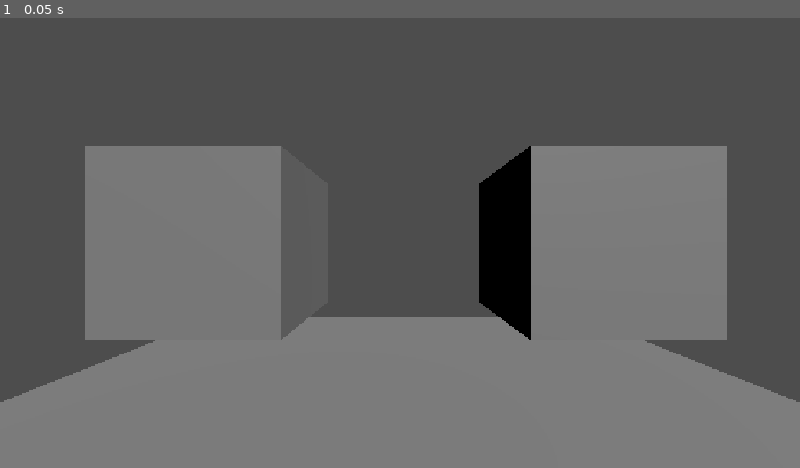
Above: before the commit, frame 1.
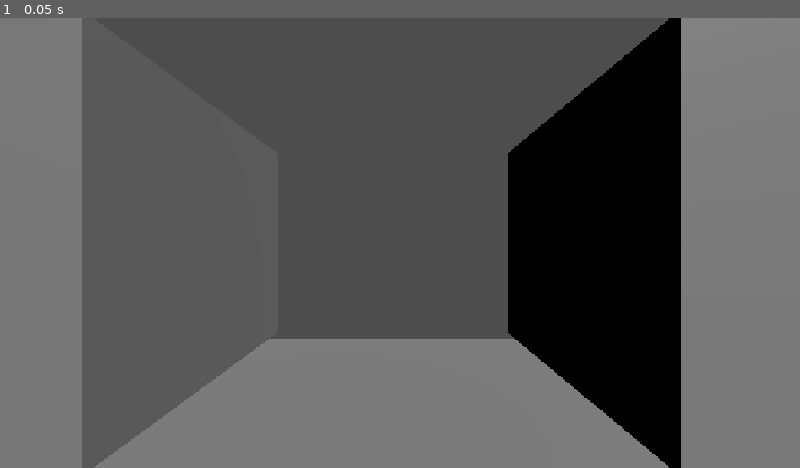
Above: after the commit, the same moment.

Repository: GabrielCirciu/TheLab
Game: Godot game, scene res://Scenes/Interactable_Test.tscn
Two runs of this game, one before a commit and one after it. Both use one fixed random seed, a clock stepped at 60 frames per second and the inputs below. This scene is started directly instead of the project's main scene.
Inputs:
- Up to frame 1 (0.05 s): no input

The runs differ from the first frame. In frame 1, 48% of the frame differs, in the area x 0-100%, y 0-100%.
Error before the commit: Cannot call method 'add_exception' on a null value. (res://Entities/Player/Player_Controller.gd:6)
Error after the commit: Parse Error: Variable "ray" has the same name as a previously declared variable. (res://Entities/Player/Player_Controller.gd:11)

Commit message:
feature: Player / Camera / Sitting movements
Main author: Patrick <patrickshen.ps@gmail.com>
Refactoring by Gabe

* add player movement functionality

* add input mapping wasd and escape for mouse capture

* Add rough chair interaction

Diff:
--- a/Entities/Player/Player_Controller.gd
+++ b/Entities/Player/Player_Controller.gd
@@ -2,6 +2,17 @@
 
 @export var ray: RayCast3D
 
+const SPEED = 5.0
+
+@export var look_sensitivity: float = 0.0005
+
+@onready var head = $Head
+@onready var camera = $Head/Camera3D
+@onready var ray: RayCast3D = $Head/Camera3D/RayCast3D
+
+var current_interactable: Interactable
+var last_prompt := ""
+var sitting = false
 func _ready() -> void:
 	ray.add_exception(self)
 
@@ -13,6 +24,24 @@
 	if ray.is_colliding():
 		_ray_target = ray.get_collider() as Interactable
 
+	var prompt := current_interactable.prompt_text if is_instance_valid(current_interactable) else ""
+	if prompt != last_prompt:
+		last_prompt = prompt
+		prompt_changed.emit(prompt)
+
+func _movement_input() -> void:
+	var input_dir = Input.get_vector("move_left", "move_right", "move_forward", "move_back")
+	var direction = (head.transform.basis * Vector3(input_dir.x, 0, input_dir.y)).normalized()
+	if direction:
+		velocity.x = direction.x * SPEED
+		velocity.z = direction.z * SPEED
+	else:
+		velocity.x = move_toward(velocity.x, 0, SPEED)
+		velocity.z = move_toward(velocity.z, 0, SPEED)
+
+func _ready() -> void:
+	Input.mouse_mode = Input.MOUSE_MODE_CAPTURED
+	ray.add_exception(self)
 	if _ray_target != PlayerStats.current_interactable:
 		if is_instance_valid(PlayerStats.current_interactable):
 			PlayerStats.current_interactable.unfocus()
@@ -21,7 +50,28 @@
 			_ray_target.focus()
 
 func _physics_process(_delta: float) -> void:
+	_movement_input()
+	move_and_slide()
 	_check_for_interactable()
+
+func _unhandled_input(event: InputEvent) -> void:
+	if event is InputEventMouseMotion and Input.mouse_mode == Input.MOUSE_MODE_CAPTURED:
+		head.rotate_y(-event.relative.x * look_sensitivity)
+		camera.rotate_x(-event.relative.y * look_sensitivity)
+		camera.rotation.x = clamp(camera.rotation.x, deg_to_rad(-80), deg_to_rad(80))
+
+	if Input.is_action_just_pressed("escape"):
+		Input.mouse_mode = Input.MOUSE_MODE_VISIBLE
+
+	if event is InputEventMouseButton and event.pressed:
+		Input.mouse_mode = Input.MOUSE_MODE_CAPTURED
+
+	if event.is_action_pressed("interact") and is_instance_valid(current_interactable):
+		current_interactable.interact(self)
+
+func sit(pos: Vector3) -> void:
+	sitting = true
+	global_position = pos
 
 func _unhandled_input(input: InputEvent) -> void:
 	if input.is_action_pressed("interact"):
--- a/Scenes/Interactable_Test.tscn
+++ b/Scenes/Interactable_Test.tscn
@@ -3,6 +3,8 @@
 [ext_resource type="Script" uid="uid://b6y5rgjk5ts8k" path="res://UI/Interaction_Prompt.gd" id="1_fuboe"]
 [ext_resource type="Script" uid="uid://cue05ltltu7v3" path="res://Entities/Player/Player_Controller.gd" id="2_k3iav"]
 [ext_resource type="Script" uid="uid://lvgbwtbmp326" path="res://Triggers/Interactable.gd" id="3_bhlco"]
+[ext_resource type="Script" uid="uid://bajfrpnwc47ss" path="res://Triggers/Trigger_AnimatedCube.gd" id="4_r0jl7"]
+[ext_resource type="Script" uid="uid://d8iscp8081ng" path="res://Triggers/Trigger_Chair.gd" id="5_k3iav"]
 [ext_resource type="Script" uid="uid://dn02qfwgu1uur" path="res://Resources/Player_Stats.gd" id="3_fuboe"]
 
 [sub_resource type="CylinderShape3D" id="CylinderShape3D_6i7a3"]
@@ -37,6 +39,13 @@
 &"RESET": SubResource("Animation_37k3e")
 }
 
+[sub_resource type="PrismMesh" id="PrismMesh_k3iav"]
+lightmap_size_hint = Vector2i(14, 21)
+size = Vector3(0.5, 0.5, 0.5)
+
+[sub_resource type="BoxShape3D" id="BoxShape3D_k3iav"]
+size = Vector3(0.5, 0.5, 0.5)
+
 [sub_resource type="PlaneMesh" id="PlaneMesh_50ws8"]
 size = Vector2(5, 5)
 
@@ -63,6 +72,8 @@
 offset_bottom = 20.0
 grow_horizontal = 2
 grow_vertical = 2
+mouse_filter = 2
+metadata/_edit_use_anchors_ = true
 
 [node name="Label_Interact" type="Label" parent="HUD/Control" unique_id=1022200183]
 layout_mode = 0
@@ -70,17 +81,24 @@
 offset_bottom = 23.0
 text = "ASD"
 script = ExtResource("1_fuboe")
+metadata/_edit_use_anchors_ = true
 
 [node name="Player" type="CharacterBody3D" parent="." unique_id=1887854673]
-transform = Transform3D(1, 0, 0, 0, 1, 0, 0, 0, 1, 0, 1, 1)
+transform = Transform3D(1, 0, 0, 0, 1, 0, 0, 0, 1, -0.0045104027, 1, 0.12873018)
 script = ExtResource("2_k3iav")
+look_sensitivity = 0.003
 
 [node name="CollisionShape3D" type="CollisionShape3D" parent="Player" unique_id=800639631]
+transform = Transform3D(1, 0, 0, 0, 1, 0, 0, 0, 1, -0.0056598186, 0, 0)
 shape = SubResource("CylinderShape3D_6i7a3")
 
-[node name="Camera3D" type="Camera3D" parent="Player" unique_id=212197345]
+[node name="Head" type="Node3D" parent="Player" unique_id=1074710172]
+transform = Transform3D(1, 0, 0, 0, 1, 0, 0, 0, 1, 0.009134054, -1, -0.12873018)
 
-[node name="RayCast3D" type="RayCast3D" parent="Player/Camera3D" unique_id=1189075549]
+[node name="Camera3D" type="Camera3D" parent="Player/Head" unique_id=212197345]
+transform = Transform3D(1, 0, 0, 0, 1, 0, 0, 0, 1, 0.0656929, 1, 0.12873018)
+
+[node name="RayCast3D" type="RayCast3D" parent="Player/Head/Camera3D" unique_id=1189075549]
 target_position = Vector3(0, 0, -1)
 collision_mask = 256
 collide_with_areas = true
@@ -114,6 +132,19 @@
 [node name="CollisionShape3D" type="CollisionShape3D" parent="Intractable_Animated_Cube/Area3D" unique_id=2116271998]
 shape = SubResource("BoxShape3D_c3pyi")
 
+[node name="Chair" type="MeshInstance3D" parent="." unique_id=1449352136]
+transform = Transform3D(1, 0, 0, 0, -4.371139e-08, -1, 0, 1, -4.371139e-08, -0.019370675, 0.29686505, 1.4694935)
+mesh = SubResource("PrismMesh_k3iav")
+script = ExtResource("5_k3iav")
+
+[node name="Area3D" type="Area3D" parent="Chair" unique_id=370799672]
+collision_layer = 256
+script = ExtResource("3_bhlco")
+prompt_text = "Sit"
+
+[node name="CollisionShape3D" type="CollisionShape3D" parent="Chair/Area3D" unique_id=1596601935]
+shape = SubResource("BoxShape3D_k3iav")
+
 [node name="Platform" type="MeshInstance3D" parent="." unique_id=972585334]
 transform = Transform3D(1, 0, 0, 0, 1, 0, 0, 0, 1, 0, 0, -0.44723758)
 mesh = SubResource("PlaneMesh_50ws8")
--- /dev/null
+++ b/Scenes/Movement_Test.tscn
@@ -0,0 +1,108 @@
+[gd_scene format=3 uid="uid://cdvelif2uxok5"]
+
+[ext_resource type="Script" uid="uid://b6y5rgjk5ts8k" path="res://UI/Interaction_Prompt.gd" id="1_dei4c"]
+[ext_resource type="Script" uid="uid://bajfrpnwc47ss" path="res://Triggers/Trigger_AnimatedCube.gd" id="2_2mfv3"]
+[ext_resource type="Script" uid="uid://lvgbwtbmp326" path="res://Triggers/Interactable.gd" id="3_rdr5n"]
+[ext_resource type="Script" uid="uid://cue05ltltu7v3" path="res://Entities/Player/Player_Controller.gd" id="4_dei4c"]
+
+[sub_resource type="ProceduralSkyMaterial" id="ProceduralSkyMaterial_2mfv3"]
+sky_horizon_color = Color(0.66224277, 0.6717428, 0.6867428, 1)
+ground_horizon_color = Color(0.66224277, 0.6717428, 0.6867428, 1)
+
+[sub_resource type="Sky" id="Sky_rdr5n"]
+sky_material = SubResource("ProceduralSkyMaterial_2mfv3")
+
+[sub_resource type="Environment" id="Environment_dei4c"]
+background_mode = 2
+sky = SubResource("Sky_rdr5n")
+
+[sub_resource type="BoxShape3D" id="BoxShape3D_qt5wh"]
+size = Vector3(60, 1, 60)
+
+[sub_resource type="BoxMesh" id="BoxMesh_hcxrd"]
+size = Vector3(60, 1, 60)
+
+[sub_resource type="BoxMesh" id="BoxMesh_wmawy"]
+
+[sub_resource type="BoxShape3D" id="BoxShape3D_bsur0"]
+
+[sub_resource type="CylinderShape3D" id="CylinderShape3D_71et6"]
+
+[node name="Node3D" type="Node3D" unique_id=897552172]
+
+[node name="DirectionalLight3D" type="DirectionalLight3D" parent="." unique_id=860301634]
+transform = Transform3D(-0.8660254, -0.43301278, 0.25, 0, 0.49999997, 0.86602545, -0.50000006, 0.75, -0.43301266, 0, 0, 0)
+shadow_enabled = true
+
+[node name="WorldEnvironment" type="WorldEnvironment" parent="." unique_id=469109077]
+environment = SubResource("Environment_dei4c")
+
+[node name="HUD" type="CanvasLayer" parent="." unique_id=885526215]
+
+[node name="Control" type="Control" parent="HUD" unique_id=457970602]
+layout_mode = 3
+anchors_preset = 8
+anchor_left = 0.5
+anchor_top = 0.5
+anchor_right = 0.5
+anchor_bottom = 0.5
+offset_left = -20.0
+offset_top = -20.0
+offset_right = 20.0
+offset_bottom = 20.0
+grow_horizontal = 2
+grow_vertical = 2
+mouse_filter = 2
+metadata/_edit_use_anchors_ = true
+
+[node name="Label_Interact" type="Label" parent="HUD/Control" unique_id=713651332]
+layout_mode = 0
+offset_right = 40.0
+offset_bottom = 23.0
+text = "ASD"
+script = ExtResource("1_dei4c")
+
+[node name="Floor" type="StaticBody3D" parent="." unique_id=432665482]
+transform = Transform3D(1, 0, 0, 0, 1, 0, 0, 0, 1, -0.07181215, -4.09202, 0)
+
+[node name="CollisionShape3D" type="CollisionShape3D" parent="Floor" unique_id=381669869]
+shape = SubResource("BoxShape3D_qt5wh")
+debug_color = Color(0.4866544, 0.24866027, 0.091570966, 0.41960785)
+
+[node name="MeshInstance3D" type="MeshInstance3D" parent="Floor" unique_id=43544351]
+transform = Transform3D(1, 0, 0, 0, 1, 0, 0, 0, 1, 0, 1, 0)
+mesh = SubResource("BoxMesh_hcxrd")
+
+[node name="MeshInstance3D" type="MeshInstance3D" parent="." unique_id=1023609608]
+transform = Transform3D(1, 0, 0, 0, 1, 0, 0, 0, 1, 1.1413571, -1.6060807, -0.56338465)
+mesh = SubResource("BoxMesh_wmawy")
+script = ExtResource("2_2mfv3")
+
+[node name="AnimationPlayer" type="AnimationPlayer" parent="MeshInstance3D" unique_id=538453625]
+root_node = NodePath("../Area3D")
+
+[node name="Area3D" type="Area3D" parent="MeshInstance3D" unique_id=1944355948]
+script = ExtResource("3_rdr5n")
+
+[node name="CollisionShape3D" type="CollisionShape3D" parent="MeshInstance3D/Area3D" unique_id=1189907427]
+shape = SubResource("BoxShape3D_bsur0")
+
+[node name="Player" type="CharacterBody3D" parent="." unique_id=1363620136]
+transform = Transform3D(1, 0, 0, 0, 1, 0, 0, 0, 1, 0.95067596, -1.6772566, 1.6032859)
+script = ExtResource("4_dei4c")
+look_sensitivity = 0.003
+
+[node name="CollisionShape3D" type="CollisionShape3D" parent="Player" unique_id=123467012]
+transform = Transform3D(1, 0, 0, 0, 1, 0, 0, 0, 1, -0.0056598186, 0, 0)
+shape = SubResource("CylinderShape3D_71et6")
+
+[node name="Head" type="Node3D" parent="Player" unique_id=930211697]
+transform = Transform3D(1, 0, 0, 0, 1, 0, 0, 0, 1, 0.009134054, -1, -0.12873018)
+
+[node name="Camera3D" type="Camera3D" parent="Player/Head" unique_id=531919229]
+transform = Transform3D(1, 0, 0, 0, 1, 0, 0, 0, 1, 0.0656929, 1, 0.12873018)
+
+[node name="RayCast3D" type="RayCast3D" parent="Player/Head/Camera3D" unique_id=2017239664]
+target_position = Vector3(0, 0, -1)
+collision_mask = 256
+collide_with_areas = true
--- /dev/null
+++ b/Scenes/Player.tscn
@@ -0,0 +1,19 @@
+[gd_scene format=3 uid="uid://p1s3d1dytn62"]
+
+[ext_resource type="Script" uid="uid://cue05ltltu7v3" path="res://Entities/Player/Player_Controller.gd" id="2_kyqiw"]
+
+[sub_resource type="CapsuleShape3D" id="CapsuleShape3D_qt5wh"]
+
+[node name="CharacterBody3D" type="CharacterBody3D" unique_id=1250894719]
+script = ExtResource("2_kyqiw")
+
+[node name="CollisionShape3D" type="CollisionShape3D" parent="." unique_id=1411222524]
+shape = SubResource("CapsuleShape3D_qt5wh")
+
+[node name="Head" type="Node3D" parent="." unique_id=554348983]
+transform = Transform3D(1, 0, 0, 0, 1, 0, 0, 0, 1, 0, -0.031223774, 0)
+
+[node name="Camera3D" type="Camera3D" parent="Head" unique_id=1583008010]
+
+[node name="RayCast3D" type="RayCast3D" parent="Head/Camera3D" unique_id=1602418403]
+target_position = Vector3(0, 0, -2)
--- /dev/null
+++ b/Triggers/Trigger_Chair.gd
@@ -0,0 +1,20 @@
+extends Node3D
+
+@onready var interactable: Interactable = $Area3D
+
+var is_used := false
+
+
+func _ready() -> void:
+	interactable.interacted.connect(_on_interacted)
+	_update_prompt()
+
+func _on_interacted(_who: Node) -> void:
+	if _who is CharacterBody3D:
+		is_used = not is_used
+		_who.sit(global_position)
+
+	_update_prompt()
+
+func _update_prompt() -> void:
+	interactable.prompt_text = "" if is_used else "Sit"
--- a/project.godot
+++ b/project.godot
@@ -10,7 +10,7 @@
 
 [application]
 
-config/name="TemplateForProject"
+config/name="The LaB"
 run/main_scene="uid://4c1g7gennps0"
 config/features=PackedStringArray("4.7", "GL Compatibility")
 config/icon="res://icon.svg"
@@ -31,6 +31,31 @@
 "events": [Object(InputEventKey,"resource_local_to_scene":false,"resource_name":"","device":-1,"window_id":0,"alt_press …(192 unchanged characters)…
 ]
 }
+move_back={
+"deadzone": 0.2,
+"events": [Object(InputEventKey,"resource_local_to_scene":false,"resource_name":"","device":-1,"window_id":0,"alt_pressed":false,"shift_pressed":false,"ctrl_pressed":false,"meta_pressed":false,"pressed":false,"keycode":0,"physical_keycode":83,"key_label":0,"unicode":115,"location":0,"echo":false,"script":null)
+]
+}
+move_forward={
+"deadzone": 0.2,
+"events": [Object(InputEventKey,"resource_local_to_scene":false,"resource_name":"","device":-1,"window_id":0,"alt_pressed":false,"shift_pressed":false,"ctrl_pressed":false,"meta_pressed":false,"pressed":false,"keycode":0,"physical_keycode":87,"key_label":0,"unicode":119,"location":0,"echo":false,"script":null)
+]
+}
+move_right={
+"deadzone": 0.2,
+"events": [Object(InputEventKey,"resource_local_to_scene":false,"resource_name":"","device":-1,"window_id":0,"alt_pressed":false,"shift_pressed":false,"ctrl_pressed":false,"meta_pressed":false,"pressed":false,"keycode":0,"physical_keycode":68,"key_label":0,"unicode":100,"location":0,"echo":false,"script":null)
+]
+}
+move_left={
+"deadzone": 0.2,
+"events": [Object(InputEventKey,"resource_local_to_scene":false,"resource_name":"","device":-1,"window_id":0,"alt_pressed":false,"shift_pressed":false,"ctrl_pressed":false,"meta_pressed":false,"pressed":false,"keycode":0,"physical_keycode":65,"key_label":0,"unicode":97,"location":0,"echo":false,"script":null)
+]
+}
+escape={
+"deadzone": 0.2,
+"events": [Object(InputEventKey,"resource_local_to_scene":false,"resource_name":"","device":-1,"window_id":0,"alt_pressed":false,"shift_pressed":false,"ctrl_pressed":false,"meta_pressed":false,"pressed":false,"keycode":0,"physical_keycode":4194305,"key_label":0,"unicode":0,"location":0,"echo":false,"script":null)
+]
+}
 
 [physics]
 
Not shown, added: Triggers/Trigger_Chair.gd.uid
